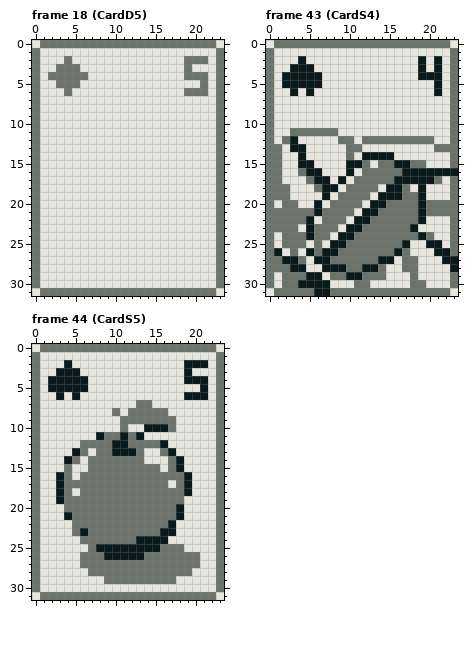
Pixel-art file -- assets/atlas/card.aseprite. Above, as it was before the edit.
24x32 pixels, 60 frames. Shown: frame 18 (CardD5), frame 43 (CardS4), frame 44 (CardS5).
Now the later version:
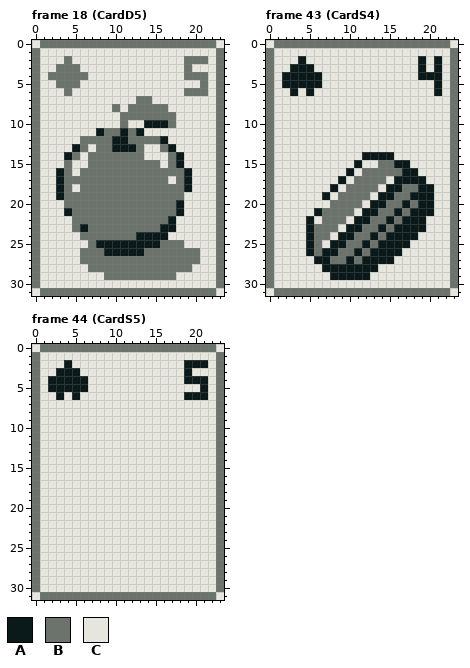
Palette (. is transparent): A #0a1a1a  B #6c736c  C #e6e6df
Difference:
Changed rows in their new state; - is an unchanged pixel.
Frame 18 (CardD5), layer "face":
first column x 3:
 7 ----------BB------
 8 -------B-BBBBB----
 9 --------BBBBBBB---
10 --------B--AAAB---
11 -----ABBABA-------
12 ---BBBBAABBBBA----
13 --AB-BBAAAB--BA---
14 -AB-BBBBBBB---BA--
15 -B--BBBBBBBBB-BA--
16 AB-BBBBBBBBBBBBBA-
17 ABBBBBBBBBBBBB-BA-
18 AB-BBBBBBBBBBBBBA-
19 ABBBBBBBBBBBBBBB--
20 -BBBBBBBBBBBBBBA--
21 -ABBBBBBBBBBBBBA--
22 --BBBBBBBBBBBBA---
23 --BABBBBBBBBBAA---
24 ---BBBBBBBAAAA----
25 ----BAAAAAAAABBB--
26 ---BBBAAAAABBBBBBB
27 ---BBBBBBBBBBBBBBB
28 ----BBBBBBBBBBBBB-
29 ------BBBBBBBBB---
Frame 43 (CardS4), layer "face":
first column x 1:
11 --CCCCCC---------------
12 -CC-----CC-CCCCCCCCC---
13 C-CC-----CC---------CC-
14 C--C-----C-------------
15 C--CC----C-C-----CC----
16 C--CCC------------CCCCB
17 C---CCC-------C----CC--
18 CC---CC----------B-A---
19 CC-------------B-A-A---
20 -CC--C----------A--ACC-
21 CCCCC----------A-A-ACC-
22 CCCC----------A-AA-----
23 CCC----------A-AA-A----
24 -CCC--------A-AAAACC---
25 -CCCA------A-AAA---CC--
26 C-C-------A-AAA-C---CC-
27 CCCC-----A-AA---CC---CB
28 CCCC-----AA--C--CC----B
29 -CCCCC-AA--ACC---C-----
30 -CCCCCC---CC-----CC----
31 -----BB----------------
Frame 44 (CardS5), layer "face":
first column x 3:
 7 ----------CC------
 8 -------C-CCCCC----
 9 --------CCCCCCC---
10 --------C--CCCC---
11 -----CCCCCC-------
12 ---CCCCCCCCCCC----
13 --CC-CCCCCC--CC---
14 -CC-CCCCCCC---CC--
15 -C--CCCCCCCCC-CC--
16 CC-CCCCCCCCCCCCCC-
17 CCCCCCCCCCCCCC-CC-
18 CC-CCCCCCCCCCCCCC-
19 CCCCCCCCCCCCCCCC--
20 -CCCCCCCCCCCCCCC--
21 -CCCCCCCCCCCCCCC--
22 --CCCCCCCCCCCCC---
23 --CCCCCCCCCCCCC---
24 ---CCCCCCCCCCC----
25 ----CCCCCCCCCCCC--
26 ---CCCCCCCCCCCCCCC
27 ---CCCCCCCCCCCCCCC
28 ----CCCCCCCCCCCCC-
29 ------CCCCCCCCC---
Boxes around the changes in both pictures, in picture pixels (x1, y1, x2, y2):
changed: (56, 96, 200, 280)
changed: (274, 128, 458, 296)
changed: (56, 400, 200, 584)
